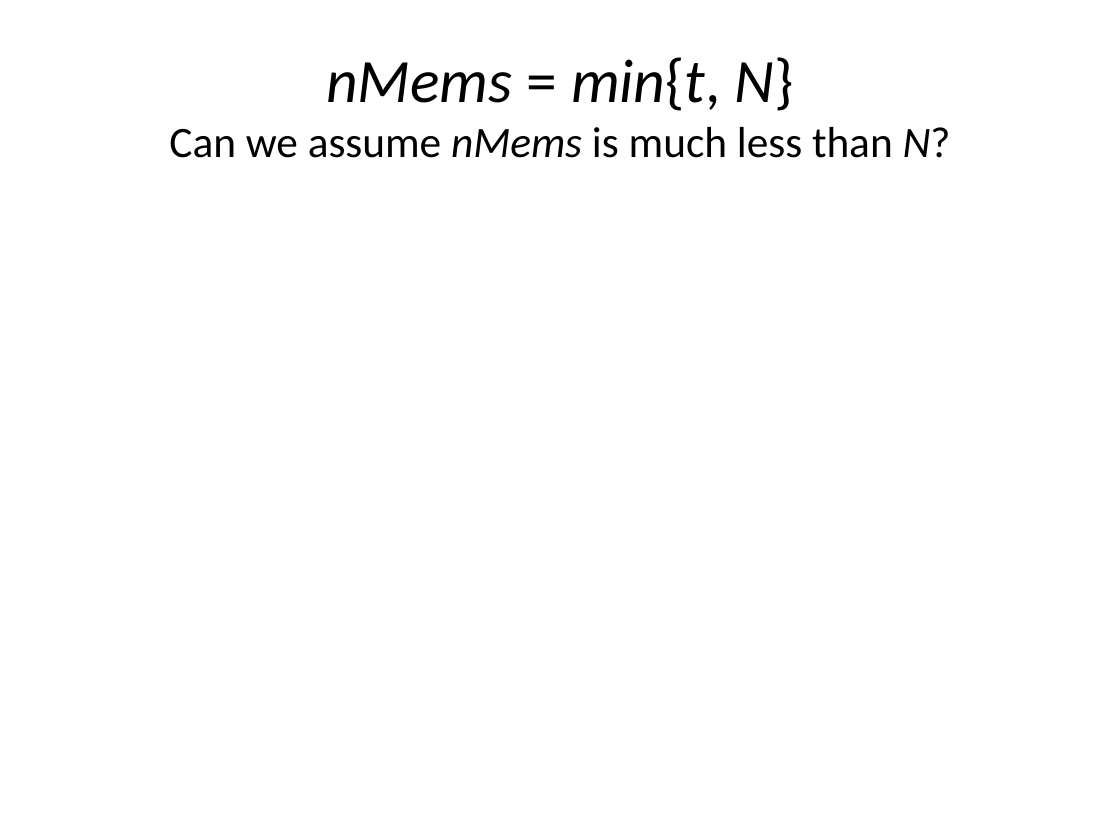
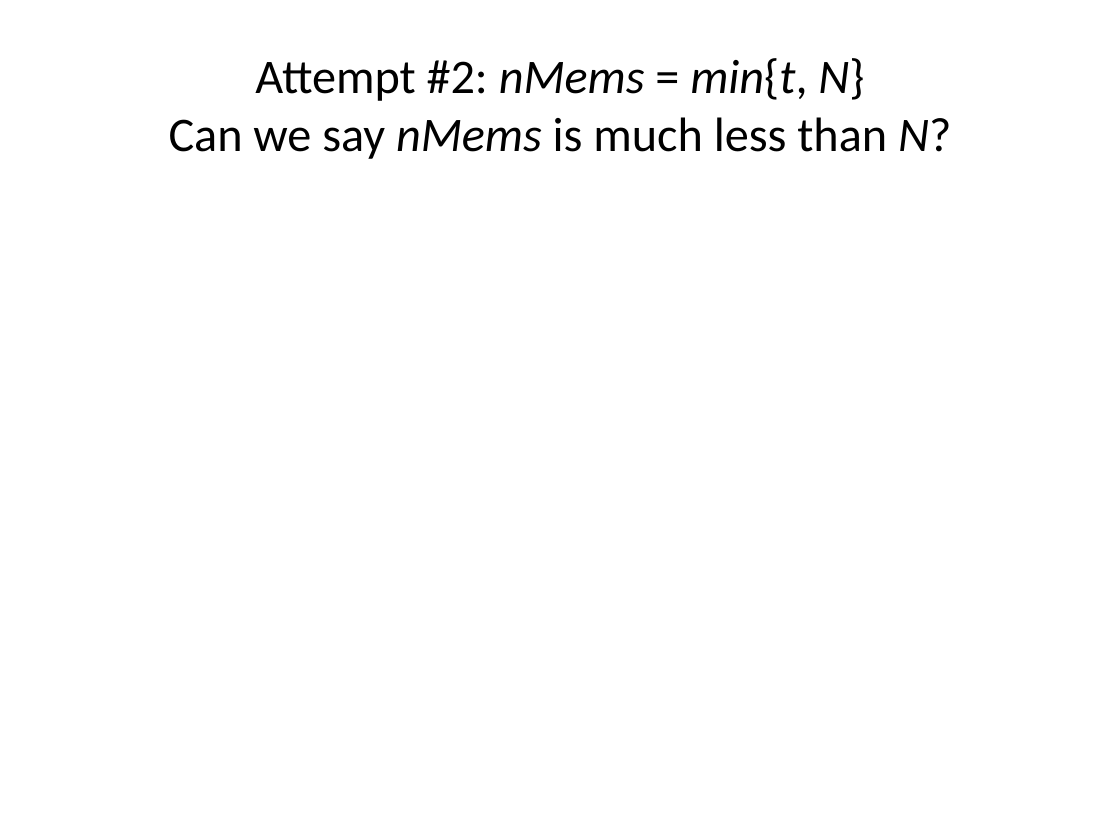
Before and after one commit to jamestklo/MatrixFactorizationMatlab, a slide deck: slide 20 of cs534L-SAGmf.pptx (slide 17 before the commit). Drawn at 1120x840 pixels with LibreOffice and Linux fonts; fonts in the diff are those of the drawing; grey boxes stand for pictures. Boxes give left, top, right and bottom in pixels: in the first picture for what was removed or moved away, otherwise in the second. Text is boxed around its words. In the diff, an @@ line names an element or a change of style, - is before the commit and + after.

```diff
--- a/cs534L-SAGmf.pptx
+++ b/cs534L-SAGmf.pptx
@@ title at <box>169,58,951,159</box>: text changed; size 27.9 to 31 pt @@
-nMems = min{t, N}
-Can we assume nMems is much less than N?
+Attempt #2: nMems = min{t, N}
+Can we say nMems is much less than N?
```
Also in this commit, not shown: 19 other slides changed, 5 slides added, 3 other files.
